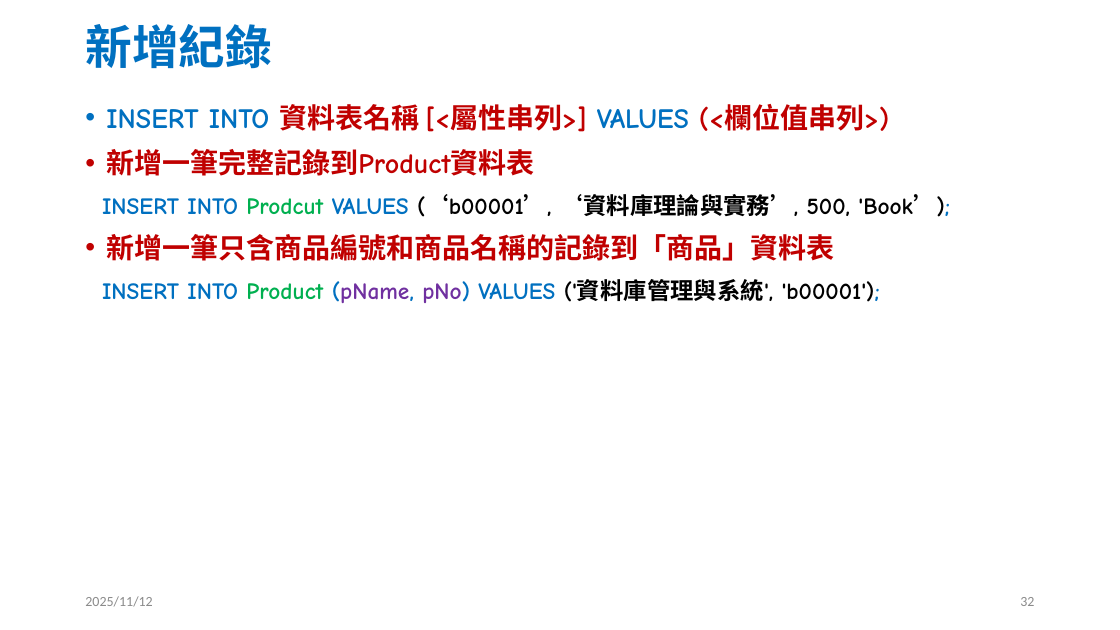
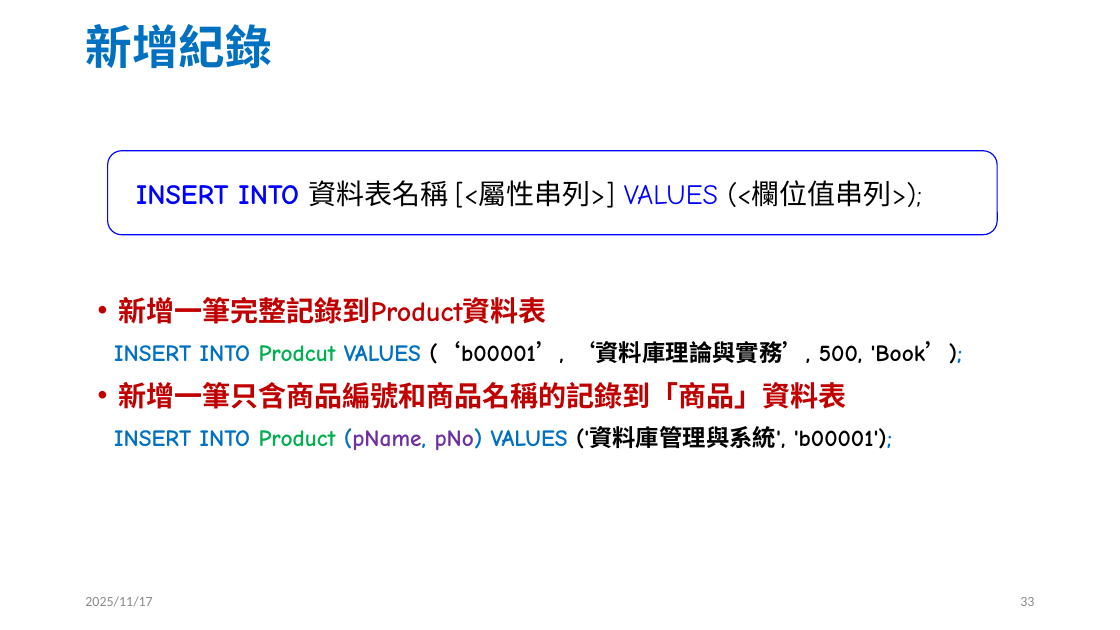
Before and after one commit to jc7qx/2025DB, a slide deck: slide 33 of slides/w10SQL1.pptx (slide 32 before the commit). Drawn at 1120x630 pixels with LibreOffice and Linux fonts; fonts in the diff are those of the drawing. Boxes give left, top, right and bottom in pixels: in the first picture for what was removed or moved away, otherwise in the second. Text is boxed around its words. In the diff, an @@ line names an element or a change of style, - is before the commit and + after.

```diff
--- a/slides/w10SQL1.pptx
+++ b/slides/w10SQL1.pptx
@@ text at <box>106,104,889,132</box>: paragraph removed @@
-• INSERT INTO 資料表名稱 [<屬性串列>] VALUES (<欄位值串列>)
@@ rounded rectangle added at <box>108,150,997,234</box>, outline #0000FF 1 pt @@
@@ text added at <box>136,180,922,208</box>, 24 pt, text #000000 @@
+INSERT INTO 資料表名稱 [<屬性串列>] VALUES (<欄位值串列>);
@@ text "新增一筆完整記錄到Product資料表": place and size @@
-text "新增一筆完整記錄到Product資料表" at <box>102,104,950,303</box>
+text "新增一筆完整記錄到Product資料表" at <box>114,297,963,450</box>
@@ text at <box>85,596,152,607</box>: text changed @@
-2025/11/12
+2025/11/17
```
Also in this commit, not shown: 38 other slides changed, 9 slides added, 19 slides removed, 3 other files.
